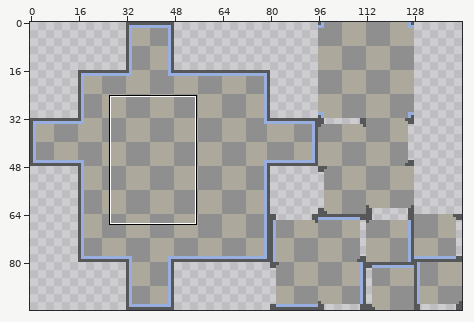
Sprite sheet, stored at Assets/Sprites/Shop/supermarkettilemap.png. Above: a wide view before the commit, with the close-up outlined.
Close-up. Before the edit:
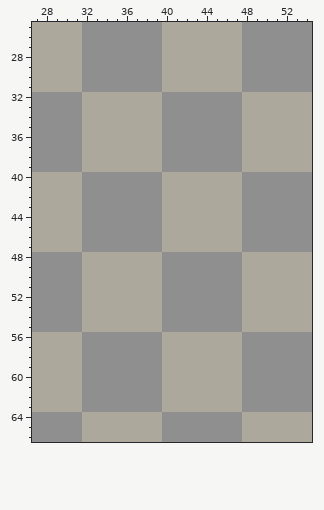
The file is 144x96 pixels. Shown: x 27..54, y 25..66.
After:
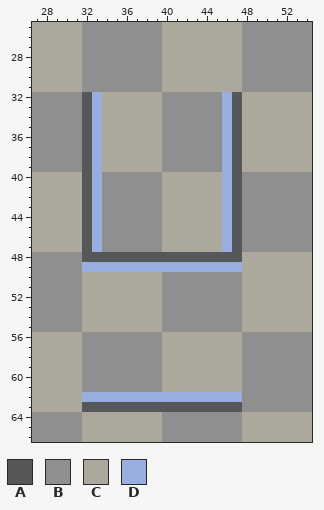
Palette (. is transparent): A #565759  B #8f8f8f  C #aca89b  D #97aedf
Changes in this commit:
Colour B gives way to colour A in rows 32 to 39 at x 47; in rows 40 to 47 at x 32; in row 48 at x 40 to 47; in row 63 at x 32 to 39.
Colour C gives way to colour A in rows 32 to 39 at x 32; in rows 40 to 47 at x 47; in row 48 at x 32 to 39; in row 63 at x 40 to 47.
Colour B gives way to colour D in rows 32 to 39 at x 46; in rows 40 to 47 at x 33; in row 49 at x 40 to 47; in row 62 at x 32 to 39.
Colour C gives way to colour D in rows 32 to 39 at x 33; in rows 40 to 47 at x 46; in row 49 at x 32 to 39; in row 62 at x 40 to 47.
Boxes around the changes in both close-ups, in picture pixels (x1, y1, x2, y2):
changed: (82, 92, 242, 272)
changed: (82, 392, 242, 412)
